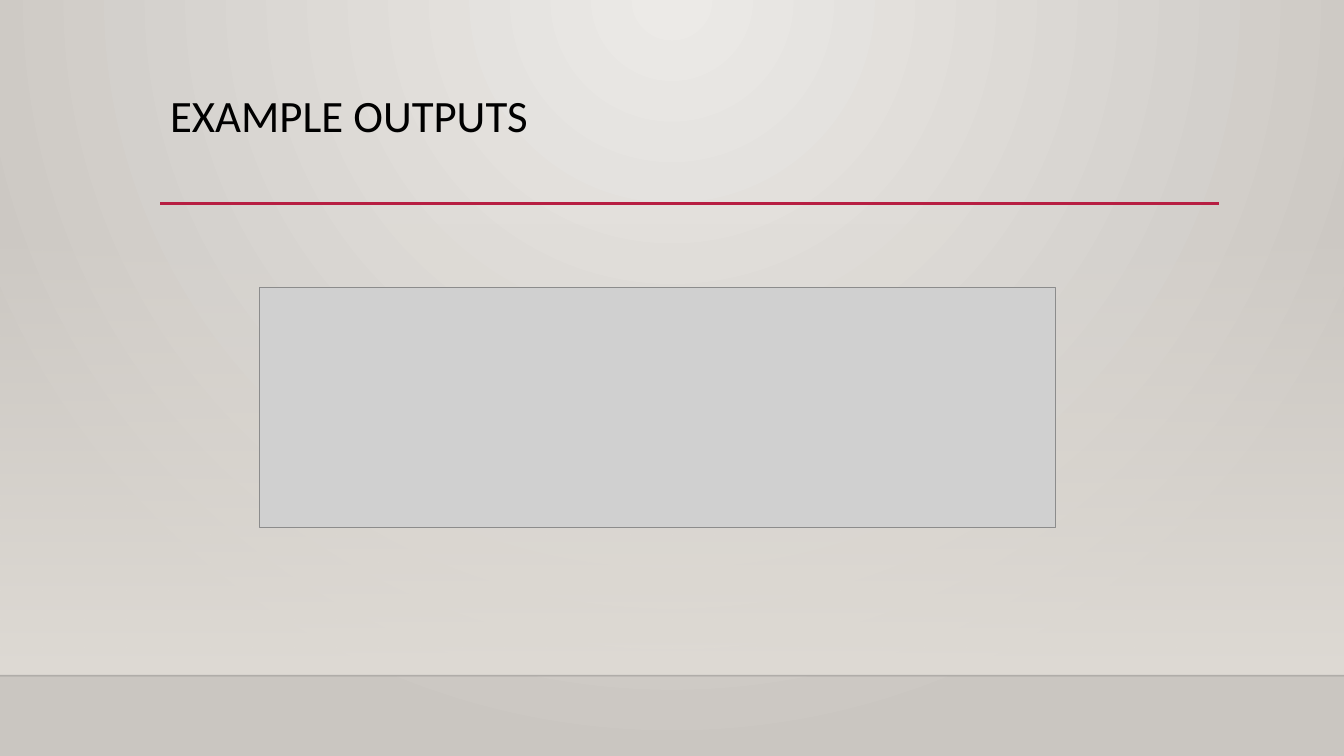
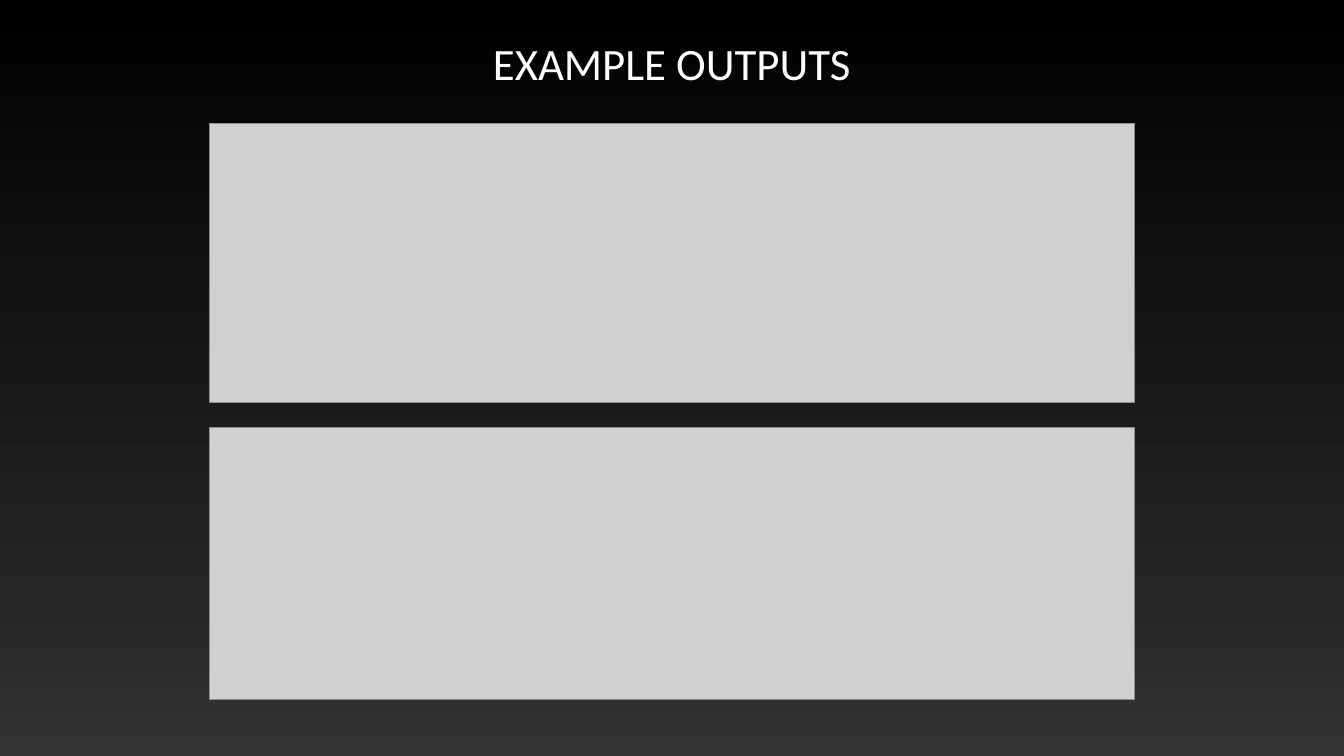
Before and after one commit to Maximus32/Reconfig-Canny, a slide deck: slide 15 of Deliverables/Canny edge detection – fpga speedup.pptx (slide 16 before the commit). Drawn at 1344x756 pixels with LibreOffice and Linux fonts; fonts in the diff are those of the drawing; grey boxes stand for pictures; background and template pictures are left out. Boxes give left, top, right and bottom in pixels: in the first picture for what was removed or moved away, otherwise in the second. Text is boxed around its words. In the diff, an @@ line names an element or a change of style, - is before the commit and + after.

```diff
--- a/Deliverables/Canny edge detection – fpga speedup.pptx
+++ b/Deliverables/Canny edge detection – fpga speedup.pptx
@@ background gradient #ECEAE7 to #CAC7C1 to gradient #000000 to #262626 to #343434 @@
@@ title "EXAMPLE OUTPUTS": place and size @@
-title "EXAMPLE OUTPUTS" at (170,103,527,133)
+title "EXAMPLE OUTPUTS" at (493,51,850,81)
@@ title "EXAMPLE OUTPUTS" at (493,51,850,81): text colour #000000 to #FFFFFF; alignment left to centre @@
@@ picture: place and size @@
-picture at (259,287,1056,528)
+picture at (210,123,1135,402)
@@ line removed from (160, 204) to (1220, 204) @@
@@ rectangle removed at (0,223,1344,676) @@
@@ picture added at (210,429,1135,700) @@
@@ line removed from (0, 676) to (1344, 676) @@
```
Also in this commit, not shown: 5 other slides changed, 5 slides added, 6 slides removed.
